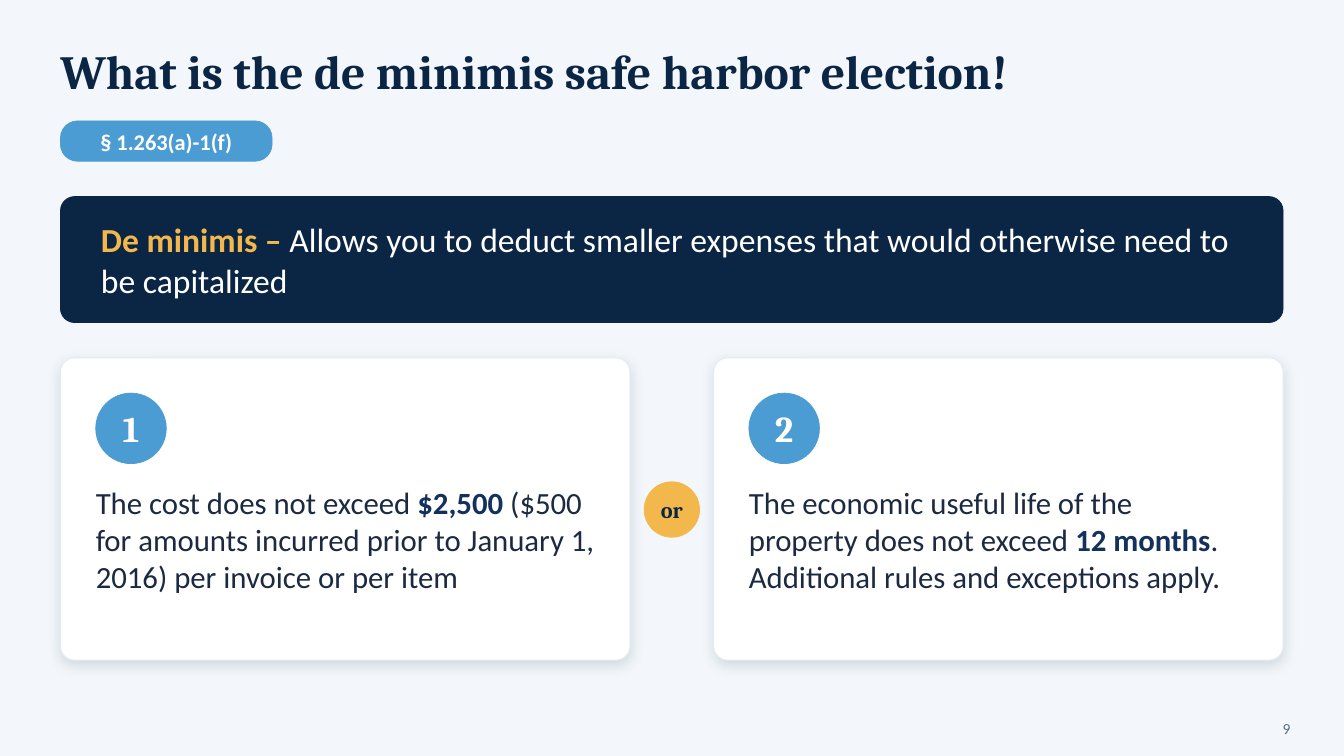
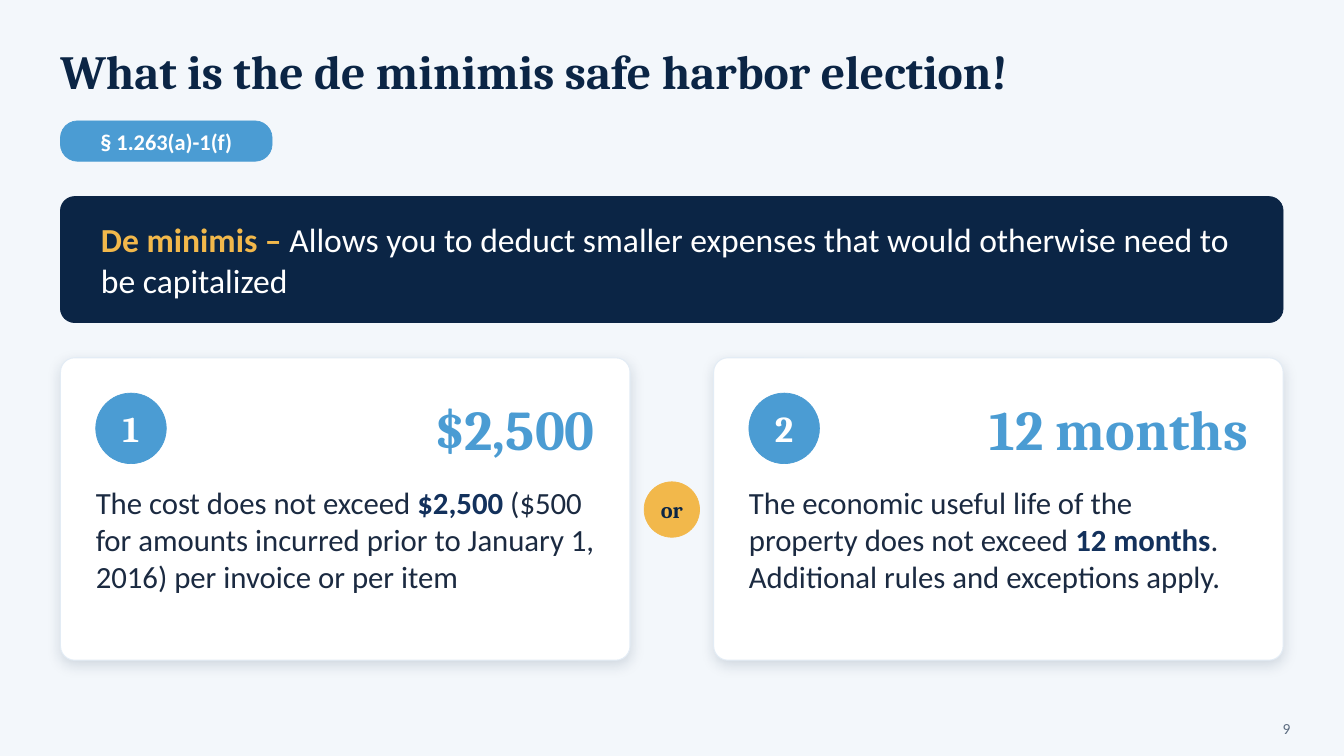
Before and after one commit to Hrishiv67/Ppapp, a slide deck: slide 9 of 2026-10-2_Presentation_-_Bijal_refreshed.pptx. Drawn at 1344x756 pixels with LibreOffice and Linux fonts; fonts in the diff are those of the drawing. Boxes give left, top, right and bottom in pixels: in the first picture for what was removed or moved away, otherwise in the second. Text is boxed around its words. In the diff, an @@ line names an element or a change of style, - is before the commit and + after.

```diff
--- a/2026-10-2_Presentation_-_Bijal_refreshed.pptx
+++ b/2026-10-2_Presentation_-_Bijal_refreshed.pptx
@@ text added at (434, 408, 594, 458), 40 pt, text #4B9CD3, bold @@
+$2,500
@@ text added at (989, 411, 1248, 451), 40 pt, text #4B9CD3, bold @@
+12 months
```
Also in this commit, not shown: 6 other slides changed.
